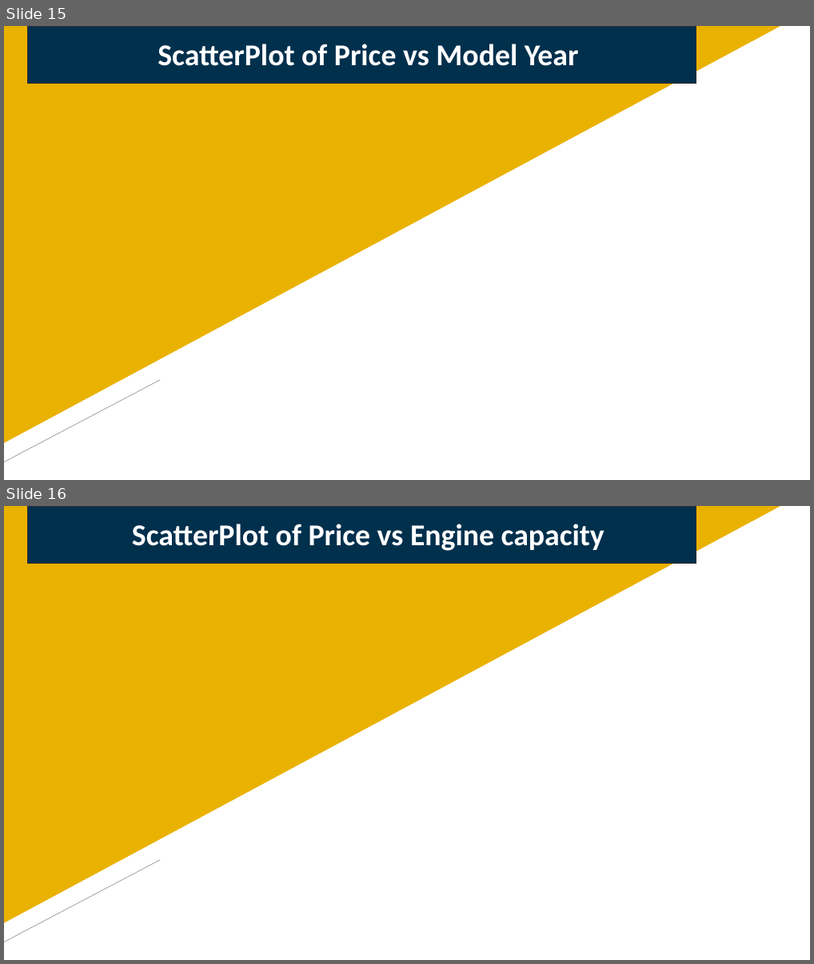
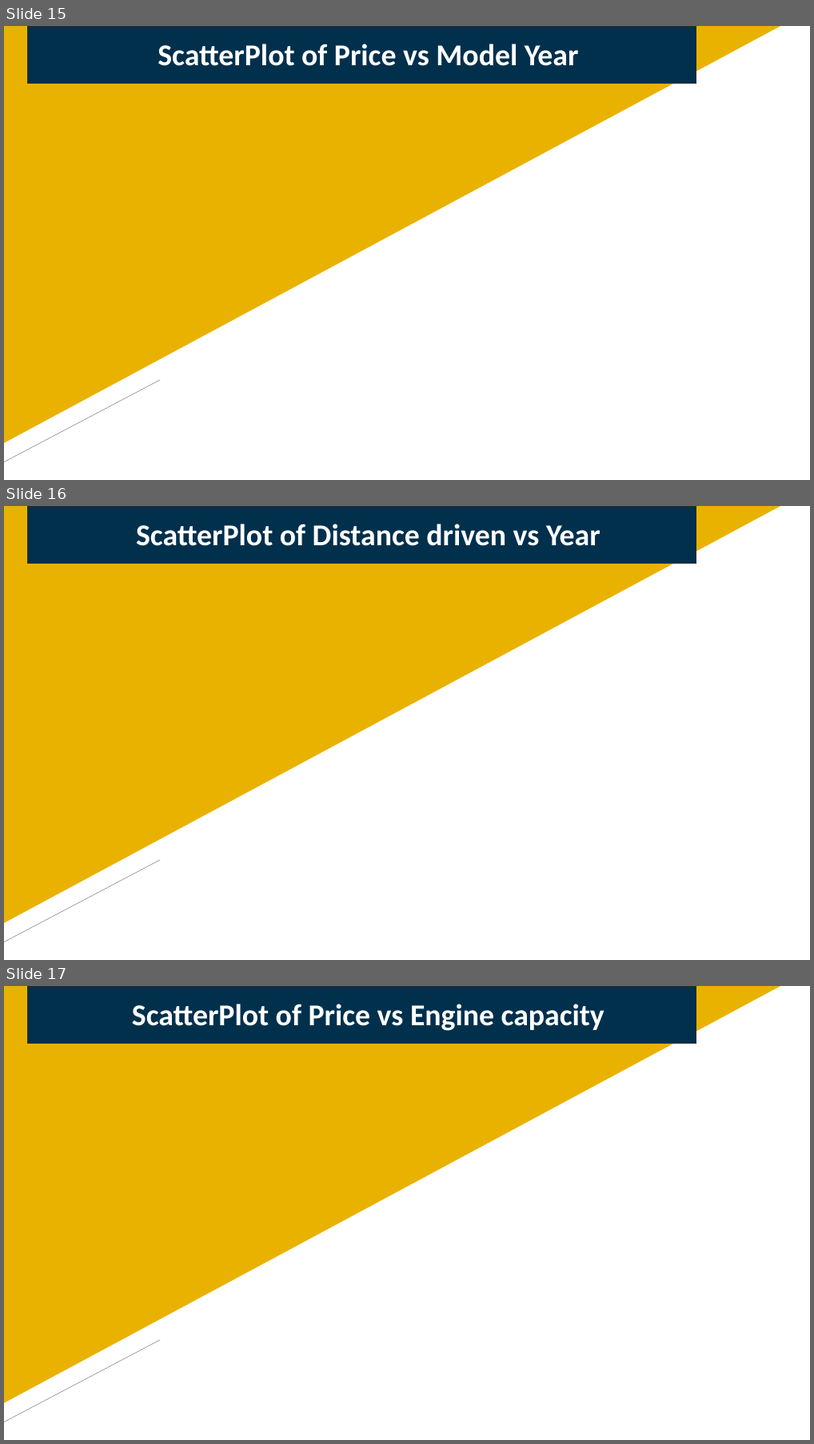
Before and after one commit to Defcon27/Data-Analysis-of-Indian-Automobile-dataset-using-Machine-Learning-in-R, a slide deck: Analysis on Automobile Dataset.pptx. Shown one above the other, each under a label of ours: slides 15 and 16 before the commit, slides 15, 16 and 17 after it. The pictures are 814x964 and 814x1444 pixels, drawn with LibreOffice and Linux fonts; fonts in the diff are those of the drawing; background and template pictures are left out. Boxes give left, top, right and bottom in pixels: in the first picture for what was removed or moved away, otherwise in the second. Text is boxed around its words. In the diff, an @@ line names an element or a change of style, - is before the commit and + after.

```diff
--- a/Analysis on Automobile Dataset.pptx
+++ b/Analysis on Automobile Dataset.pptx
@@ slide 16 added at box(4, 506, 810, 960), background picture (left out); not listed: 2 template elements that a slide beside it also shows @@
@@ title added at box(27, 506, 696, 563), fill #01304D, outline #2F2F2F 1 pt, 36 pt, text #FFFFFF, bold @@
+ScatterPlot of Distance driven vs Year
@@ what was slide 16 is now slide 17 @@
```
Also in this commit, not shown: 1 slide changed, 13 other slides added.
